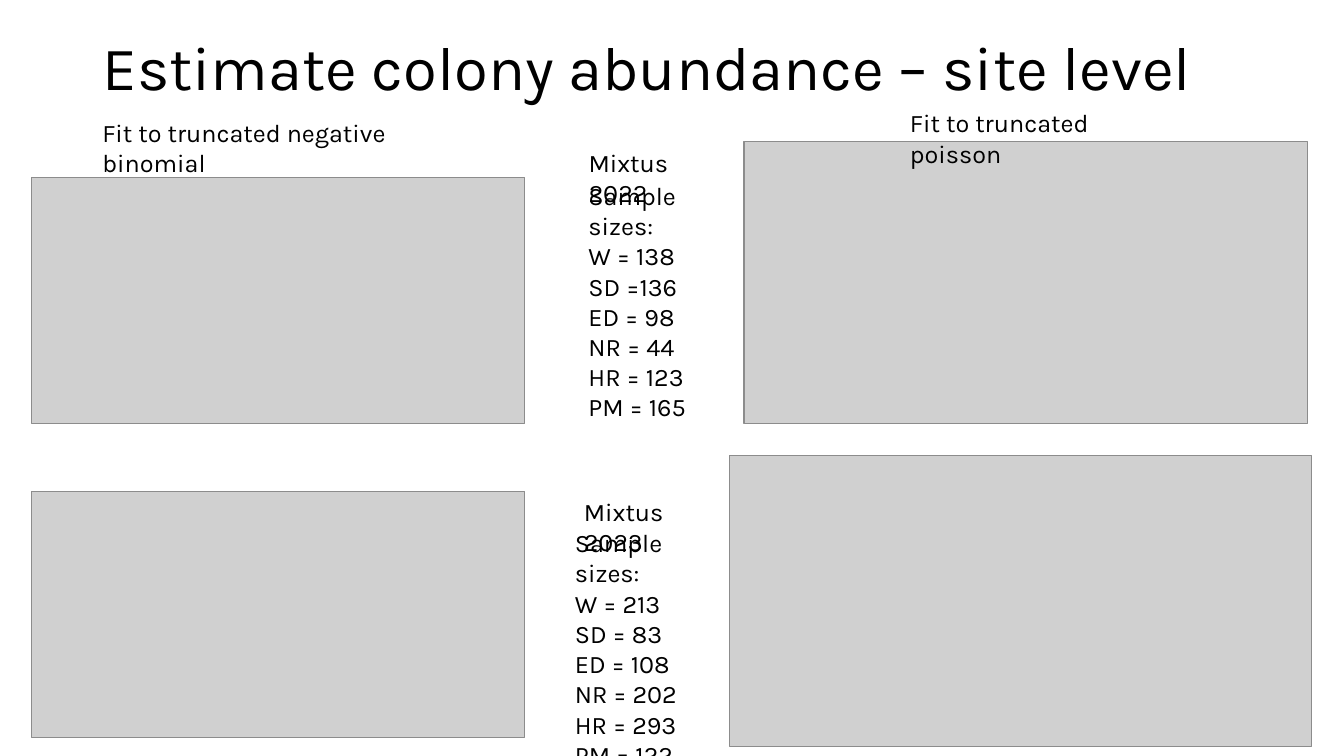
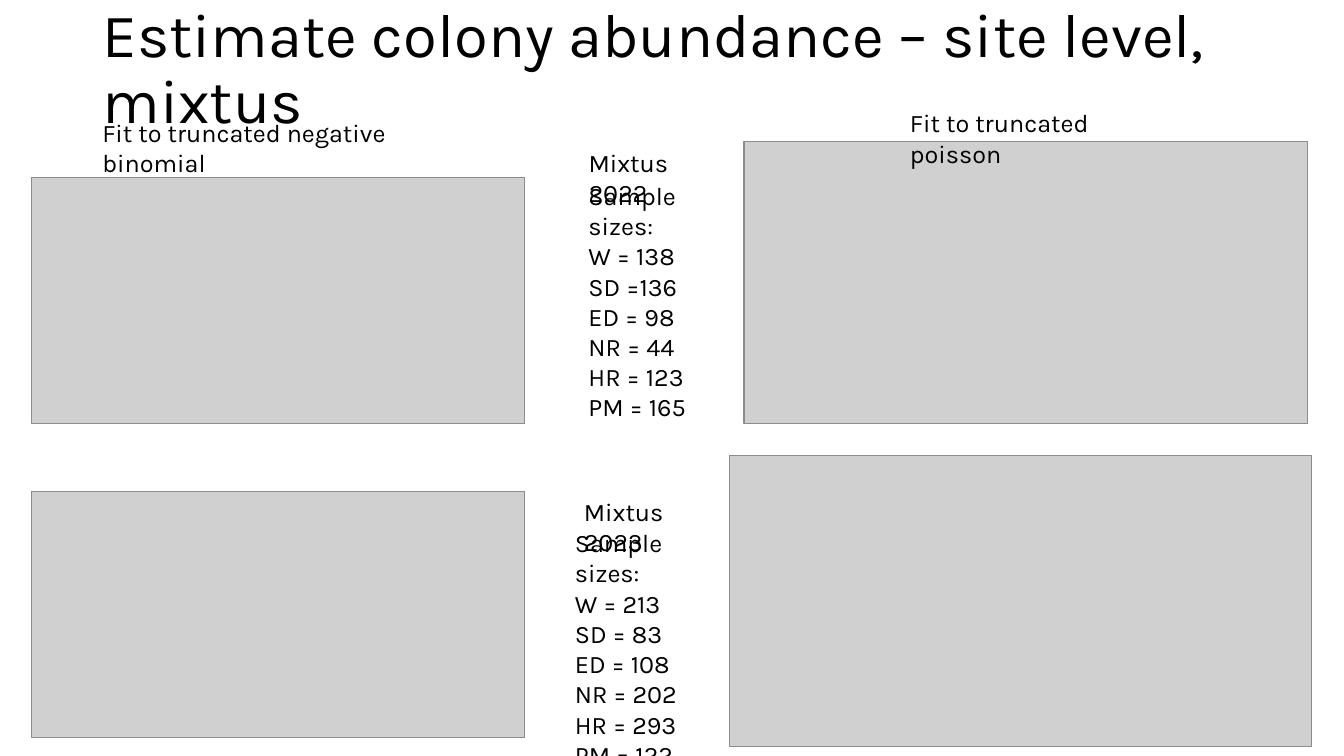
Before and after one commit to jmelanson98/fv_landscapeforaging, a slide deck: slide 15 of docs/storyboard.pptx. Drawn at 1344x756 pixels with LibreOffice and Linux fonts; fonts in the diff are those of the drawing; grey boxes stand for pictures. Boxes give left, top, right and bottom in pixels: in the first picture for what was removed or moved away, otherwise in the second. Text is boxed around its words. In the diff, an @@ line names an element or a change of style, - is before the commit and + after.

```diff
--- a/docs/storyboard.pptx
+++ b/docs/storyboard.pptx
@@ title at [102, 14, 1203, 138]: text changed @@
-Estimate colony abundance – site level
+Estimate colony abundance – site level, mixtus
```
Also in this commit, not shown: 1 slide added, 1 other file.
